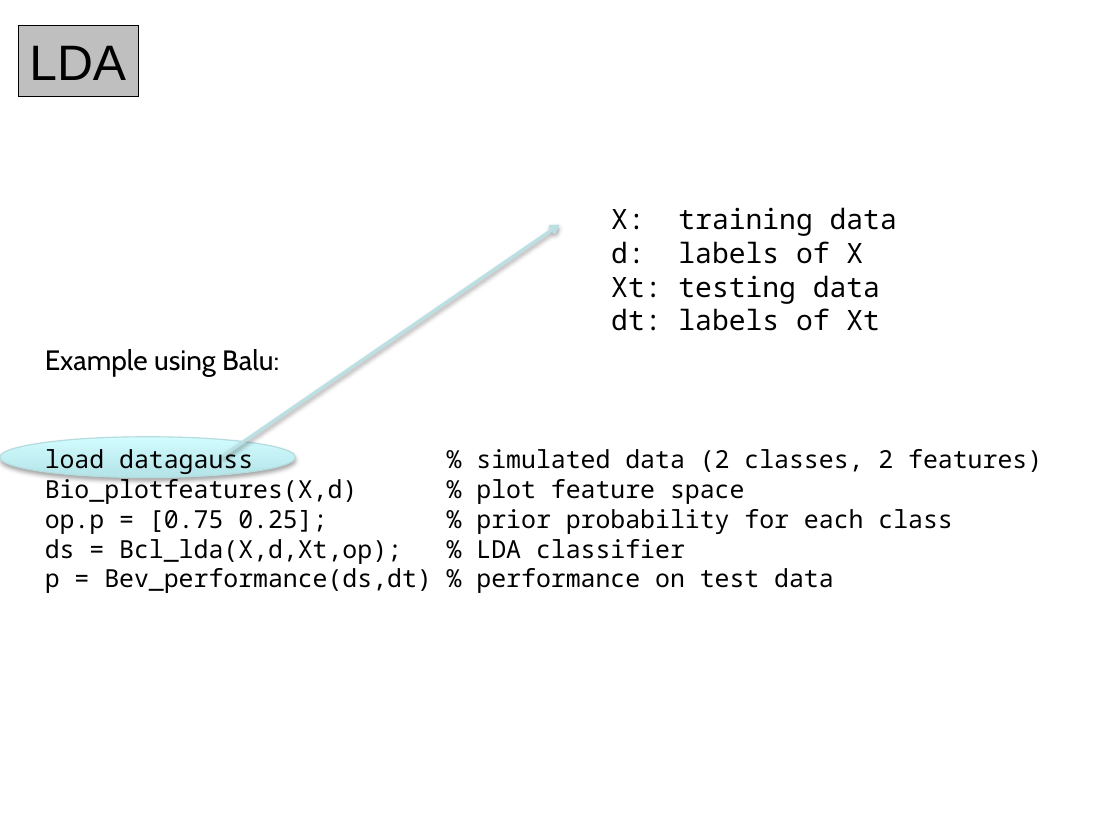
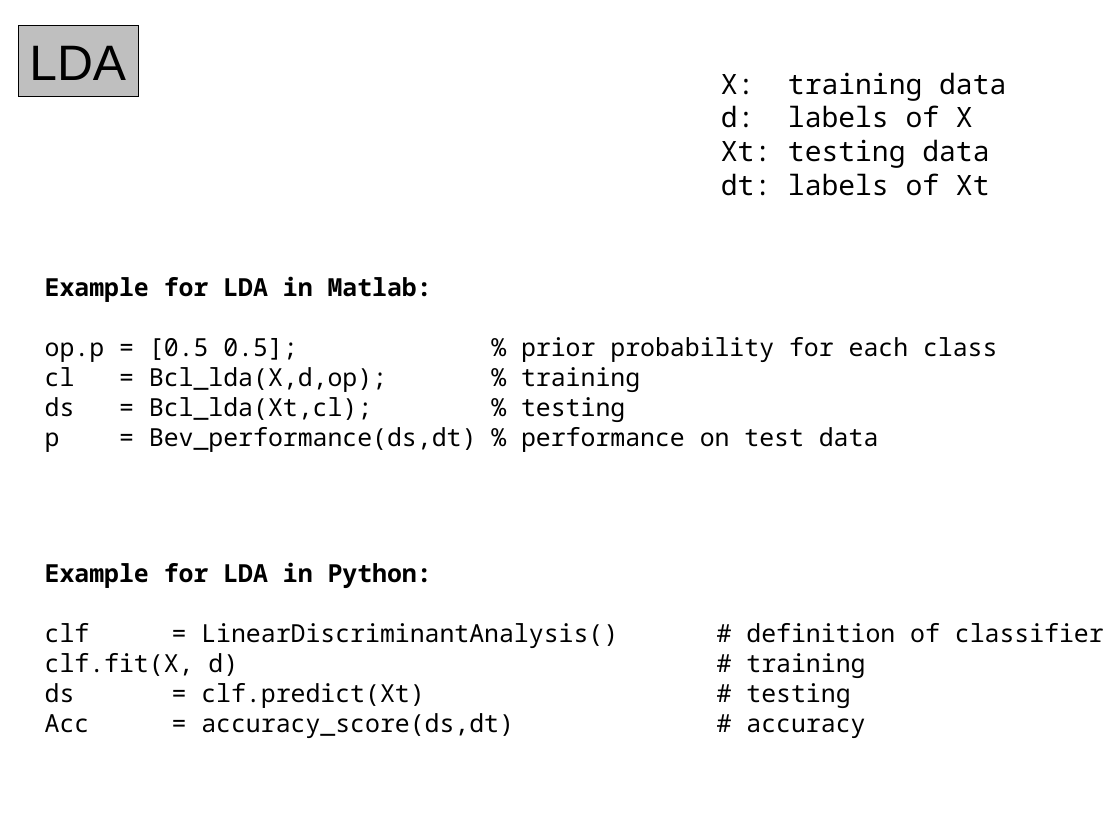
Before and after one commit to domingomery/patrones, a slide deck: slide 10 of clases/Cap04_Clasificacion/presentations/PAT04_LDA.pptx. Drawn at 1120x840 pixels with LibreOffice and Linux fonts; fonts in the diff are those of the drawing. Boxes give left, top, right and bottom in pixels: in the first picture for what was removed or moved away, otherwise in the second. Text is boxed around its words. In the diff, an @@ line names an element or a change of style, - is before the commit and + after.

```diff
--- a/clases/Cap04_Clasificacion/presentations/PAT04_LDA.pptx
+++ b/clases/Cap04_Clasificacion/presentations/PAT04_LDA.pptx
@@ text "X: training data": place and size @@
-text "X: training data" at box(611, 207, 897, 331)
+text "X: training data" at box(721, 72, 1006, 196)
@@ arrow removed from (223, 456) to (559, 225) @@
@@ text "Example for LDA in Matlab:": place and size @@
-text "Example for LDA in Matlab:" at box(45, 349, 1042, 593)
+text "Example for LDA in Matlab:" at box(45, 276, 997, 452)
@@ text at box(45, 276, 997, 422): text changed @@
-Example using Balu:
-load datagauss % simulated data (2 classes, 2 features)
-Bio_plotfeatures(X,d) % plot feature space
-op.p = [0.75 0.25]; % prior probability for each class
-ds = Bcl_lda(X,d,Xt,op); % LDA classifier
+Example for LDA in Matlab:
+op.p = [0.5 0.5]; % prior probability for each class
+cl = Bcl_lda(X,d,op); % training
+ds = Bcl_lda(Xt,cl); % testing
@@ ellipse removed at box(0, 437, 296, 477) @@
@@ text added at box(45, 562, 865, 738), 16 pt, text #000000 @@
+Example for LDA in Python:
+clf = LinearDiscriminantAnalysis() # definition of classifier
+clf.fit(X, d) # training
+ds = clf.predict(Xt) # testing
+Acc = accuracy_score(ds,dt) # accuracy
```
Also in this commit, not shown: 2 other slides changed, 1 slide added, 3 other files.
